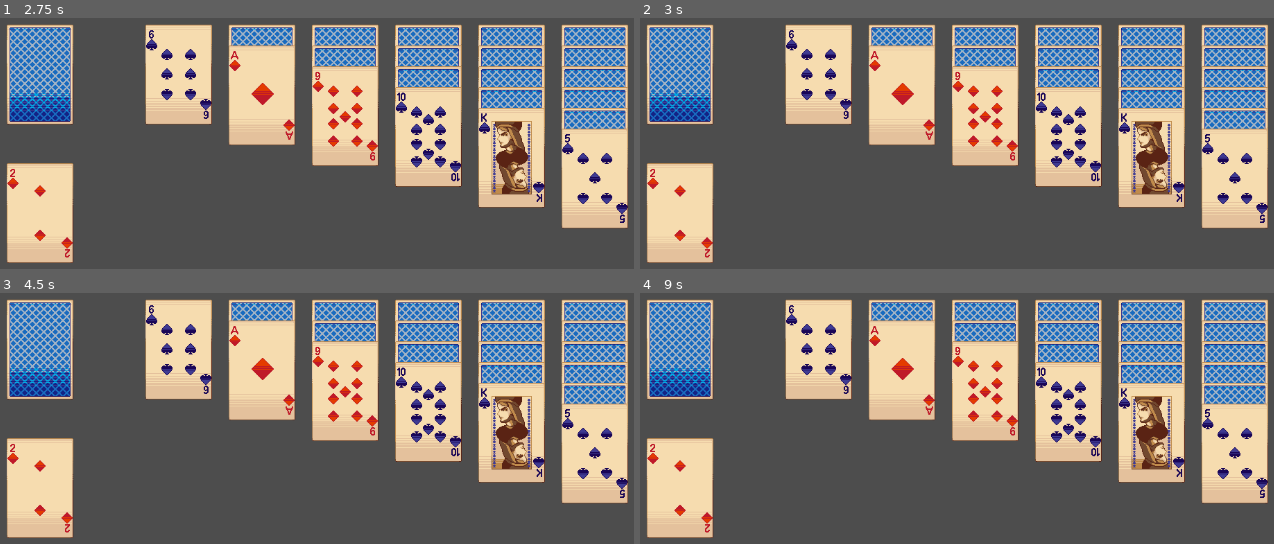
Above: before the commit, frames 1-4 (two rows, left to right).
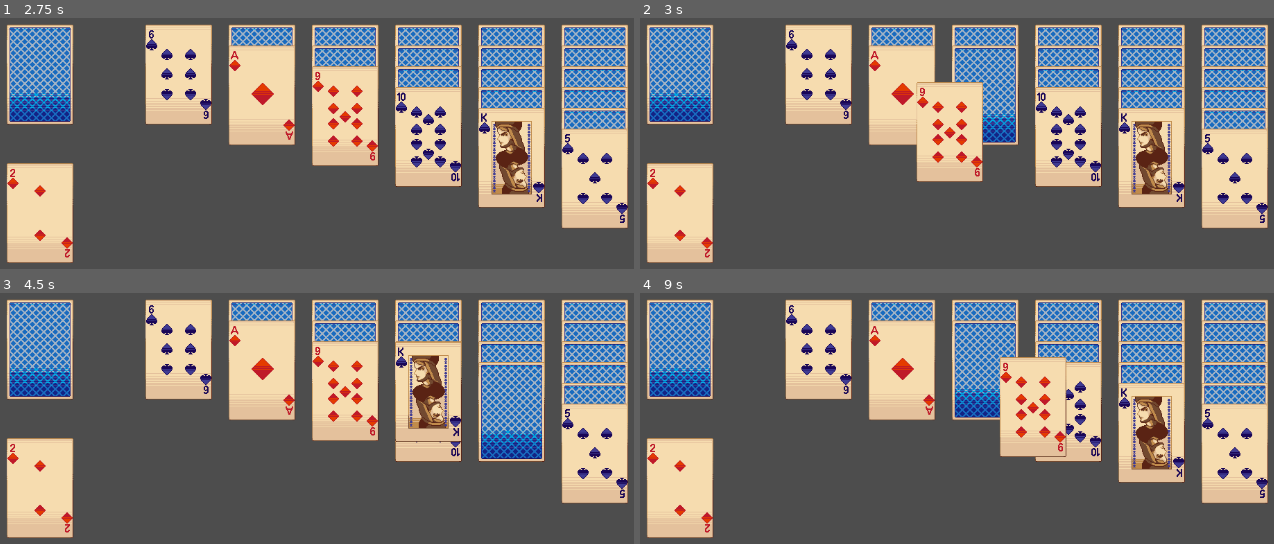
Above: after the commit, the same moments.

Repository: klaverse/solitaire
Game: Godot game, scene res://scenes/Board.tscn
The game is run twice, just before and just after one commit, with the same random seed, the same clock (stepped at 60 frames per second) and the same inputs.
Inputs (mouse positions are in pixels of both pictures, inside the frame that each line leads up to):
- Up to frame 1 (2.75 s): tap Enter at 0.5, 2 s; move the mouse to (297, 251) at 0.52 s; click (297, 251) at 0.67 s; tap Space at 1.25 s; drag from (576, 228) to (177, 73) at 1.27 s; move the mouse to (95, 93) at 2.02 s; click (95, 93) at 2.17 s
- Up to frame 2 (3 s): tap Space at 2.75 s; drag from (1014, 161) to (817, 73) at 2.77 s
- Up to frame 3 (4.5 s): move the mouse to (215, 323) at 3.52 s; click (215, 323) at 3.67 s; tap Enter at 4.25 s; drag from (513, 413) to (259, 348) at 4.27 s
- Up to frame 4 (9 s): move the mouse to (817, 458) at 5.02 s; click (817, 458) at 5.17 s; tap Space at 5.75 s; drag from (1058, 335) to (817, 458) at 5.77 s; move the mouse to (937, 526) at 6.52 s; click (937, 526) at 6.67 s; drag from (1216, 503) to (899, 370) at 7.27 s; move the mouse to (735, 368) at 8.02 s; click (735, 368) at 8.17 s; drag from (1014, 436) to (1071, 348) at 8.77 s

Frame 1 is identical in both runs. In frame 2, 5.3% of the frame differs, in the area x 43-60%, y 19-66%; in frame 3, 6.9%, in the area x 62-86%, y 19-76%; in frame 4, 5.6%.

Commit message:
complete pile

Diff:
--- a/project.godot
+++ b/project.godot
@@ -19,6 +19,10 @@
 
 GameManager="*res://scripts/game_manager.gd"
 
+[global_group]
+
+card=""
+
 [rendering]
 
 renderer/rendering_method="gl_compatibility"
--- a/scenes/Card.tscn
+++ b/scenes/Card.tscn
@@ -6,7 +6,7 @@
 [sub_resource type="RectangleShape2D" id="RectangleShape2D_fmfr3"]
 size = Vector2(94, 143)
 
-[node name="Card" type="Area2D"]
+[node name="Card" type="Area2D" groups=["card"]]
 script = ExtResource("1_gqqvp")
 
 [node name="Sprite2D" type="Sprite2D" parent="."]
@@ -15,3 +15,6 @@
 [node name="CollisionShape2D" type="CollisionShape2D" parent="."]
 position = Vector2(0, -0.5)
 shape = SubResource("RectangleShape2D_fmfr3")
+
+[connection signal="mouse_entered" from="." to="." method="_on_mouse_entered"]
+[connection signal="mouse_exited" from="." to="." method="_on_mouse_exited"]
--- a/scripts/board.gd
+++ b/scripts/board.gd
@@ -26,14 +26,14 @@
 
 func deal_cards():
 	for i in range(GameManager.NO_OF_PILES):
-		var pile: Array = GameManager.piles[i]
+		var pile: Pile = GameManager.piles[i]
 
 		# Place empty card at the begining of the pile.
 		# This card cannot be moved, nor used in movement
 		var empty_card: Card = get_empty_card()
 		empty_card.pile_id = i
 		empty_card.position = GameManager.get_pile_position(i, 0, GameManager.PILE_X_OFFSET, GameManager.PILE_Y_OFFSET)
-		pile.append(empty_card)
+		pile.cards.append(empty_card)
 		add_child(empty_card)
 
 		for j in range(0, i + 1):
@@ -44,7 +44,7 @@
 				card.flip()
 			card.position = GameManager.get_pile_position(i, j, GameManager.PILE_X_OFFSET, GameManager.PILE_Y_OFFSET)
 			card.pile_id = i
-			pile.append(card)
+			pile.cards.append(card)
 			add_child(card)
 
 func place_stock_pile():
--- a/scripts/card.gd
+++ b/scripts/card.gd
@@ -34,14 +34,12 @@
 		return
 
 	# When user presses on stock then we need to shuffle top cards
-	if event is InputEventMouseButton and event.button_index == MOUSE_BUTTON_LEFT and stock:
-		print("stock")
+	if event is InputEventMouseButton and event.is_pressed() and event.button_index == MOUSE_BUTTON_LEFT and stock:
 		update_stock_top()
 		return
 
 	# Can move only the top card
-	if event is InputEventMouseButton and event.button_index == MOUSE_BUTTON_LEFT and flipped:
-		print("hold")
+	if event is InputEventMouseButton and event.is_pressed() and event.button_index == MOUSE_BUTTON_LEFT and flipped:
 		is_dragging = true
 		# If user doesn't want to move card or is doing invalid move, then we need to reset positions of selected cards
 		remember_card_positions()
@@ -92,11 +90,11 @@
 	if card.pile_id == null or card.pile_id == pile_id:
 		return false
 
-	var pile: Array[Card] = GameManager.piles[card.pile_id]
+	var pile: Pile = GameManager.piles[card.pile_id]
 
 	# Empty pile - it's hard to detect an empty pile when we don't have marker.
 	# so we will use a hack to detect a card as empty pile
-	if len(pile) == 1 and card.suit == Suit.NONE and card.value == 0:
+	if len(pile.cards) == 1 and card.suit == Suit.NONE and card.value == 0:
 		return true # we can move cards to an empty pile
 
 	# don't place card on top of unflipped card
@@ -105,7 +103,10 @@
 
 	# the card where we are going to place should be one more in value and has opposite colored suit
 	# select top card in the pile where we are going place the current set, hence pile[-1]
-	if value == pile[-1].value and suit % 2 != pile[-1].suit % 2:
+	print(value)
+	print(pile.cards[-1].value)
+	print()
+	if value == pile.cards[-1].value - 1 and suit % 2 != pile.cards[-1].suit % 2:
 		return true
 
 	return false
@@ -113,43 +114,43 @@
 func move_to_new_pile(new_card: Card):
 	# Move pile card
 	if pile_id != null:
-		var current_pile: Array[Card] = GameManager.piles[pile_id]
-		var current_card_index = current_pile.find(self)
-
-		var new_pile: Array[Card] = GameManager.piles[new_card.pile_id]
+		var current_pile: Pile = GameManager.piles[pile_id]
+		var current_card_index = current_pile.cards.find(self)
+
+		var new_pile: Pile = GameManager.piles[new_card.pile_id]
 
 		# Move cards from current_pile to new_pile
-		var cards_to_move = current_pile.slice(current_card_index, len(current_pile))
+		var cards_to_move = current_pile.cards.slice(current_card_index, len(current_pile.cards))
 		for i in range(len(cards_to_move)):
 			var card: Card = cards_to_move[i]
 			card.position = GameManager.get_pile_position(
-				new_card.pile_id, len(new_pile) - 1,
+				new_card.pile_id, len(new_pile.cards) - 1,
 				GameManager.PILE_X_OFFSET, GameManager.PILE_Y_OFFSET
 			)
-			card.z_index = new_pile[-1].z_index + 1
+			card.z_index = new_pile.cards[-1].z_index + 1
 			card.pile_id = new_card.pile_id
-			new_pile.append(card)
+			new_pile.cards.append(card)
 
 		# Remove the top cards from old pile
 		for i in range(len(cards_to_move)):
-			current_pile.pop_back()
+			current_pile.cards.pop_back()
 
 		# Flip the top-most card of previous pile after moving
-		if len(current_pile) > 1:
-			current_pile.back().flip()
+		if len(current_pile.cards) > 1:
+			current_pile.cards.back().flip()
 
 	# move from stock
 	elif pile_id == null:
-		var new_pile = GameManager.piles[new_card.pile_id]
+		var new_pile: Pile = GameManager.piles[new_card.pile_id]
 		var card: Card = GameManager.deck.pop_back()
 		card.stock = false
 		card.position = GameManager.get_pile_position(
-			new_card.pile_id, len(new_pile) - 1,
+			new_card.pile_id, len(new_pile.cards) - 1,
 			GameManager.PILE_X_OFFSET, GameManager.PILE_Y_OFFSET
 		)
-		card.z_index = new_pile[-1].z_index + 1
+		card.z_index = new_pile.cards[-1].z_index + 1
 		card.pile_id = new_card.pile_id
-		new_pile.append(card)
+		new_pile.cards.append(card)
 
 		# Flip card in the stock
 		# Only if there are 2 cards or more.
@@ -186,8 +187,8 @@
 func check_win():
 	if len(GameManager.deck) > 0:
 		return false
-	for pile in GameManager.piles:
-		for card in pile:
+	for pile: Pile in GameManager.piles:
+		for card: Card in pile.cards:
 			if not card.flipped:
 				return false
 	return true
@@ -203,10 +204,10 @@
 
 	# First find the selected card
 	var pile = GameManager.piles[pile_id]
-	var current_card_index = pile.find(self)
-	if len(pile) > current_card_index:
+	var current_card_index = pile.cards.find(self)
+	if len(pile.cards) > current_card_index:
 		# We need to move selected set of cards
-		var cards_to_move = pile.slice(current_card_index, len(pile))
+		var cards_to_move = pile.cards.slice(current_card_index, len(pile.cards))
 		for i in range(len(cards_to_move)):
 			var card = cards_to_move[i]
 			card.position = get_global_mouse_position()
@@ -241,10 +242,10 @@
 		return
 
 	var pile = GameManager.piles[pile_id]
-	var current_card_index = pile.find(self)
-	if len(pile) > current_card_index:
+	var current_card_index = pile.cards.find(self)
+	if len(pile.cards) > current_card_index:
 		# We need to move selected set of cards
-		var cards_to_move = pile.slice(current_card_index, len(pile))
+		var cards_to_move = pile.cards.slice(current_card_index, len(pile.cards))
 		for card in cards_to_move:
 			previous_positions.append({
 				"position": card.position
@@ -256,14 +257,14 @@
 		z_index = 1
 	else:
 		var pile = GameManager.piles[pile_id]
-		var current_card_index = pile.find(self)
-		if len(pile) > current_card_index:
+		var current_card_index = pile.cards.find(self)
+		if len(pile.cards) > current_card_index:
 			# We need to reset positions of selected set of cards
-			var cards_to_move = pile.slice(current_card_index, len(pile))
+			var cards_to_move = pile.cards.slice(current_card_index, len(pile.cards))
 			for i in range(len(previous_positions)):
 				var card = cards_to_move[i]
 				card.position = previous_positions[i]['position']
-				card.z_index = pile[current_card_index - 1].z_index + i + 1
+				card.z_index = pile.cards[current_card_index - 1].z_index + i + 1
 	previous_positions = []
 
 func _on_mouse_entered():
--- a/scripts/game_manager.gd
+++ b/scripts/game_manager.gd
@@ -3,16 +3,17 @@
 const NO_OF_PILES = 6
 
 var deck: Array = []
-var piles: Array[Array] = []
+var piles: Array[Pile] = []
+var goals: Array[Goal] = [Goal.new(), Goal.new(), Goal.new(), Goal.new()]
 
 const PILE_X_OFFSET: int = 350
 const PILE_Y_OFFSET: int = 200
 
 func _init():
 	for i in range(NO_OF_PILES):
-		piles.append([])
+		piles.append(Pile.new())
 
 func get_pile_position(pile_index, card_index, X_OFFSET, Y_OFFSET):
-	var x  = 120 * pile_index
+	var x = 120 * pile_index
 	var y = 30 * card_index
 	return Vector2(x + X_OFFSET, y + Y_OFFSET)
--- /dev/null
+++ b/scripts/goals.gd
@@ -0,0 +1,7 @@
+extends Node2D
+class_name Goal
+
+var cards: Array[Card] = []
+
+func _ready():
+	pass
--- /dev/null
+++ b/scripts/pile.gd
@@ -0,0 +1,7 @@
+extends Node2D
+class_name Pile
+
+var cards: Array[Card] = []
+
+func _ready():
+	pass
